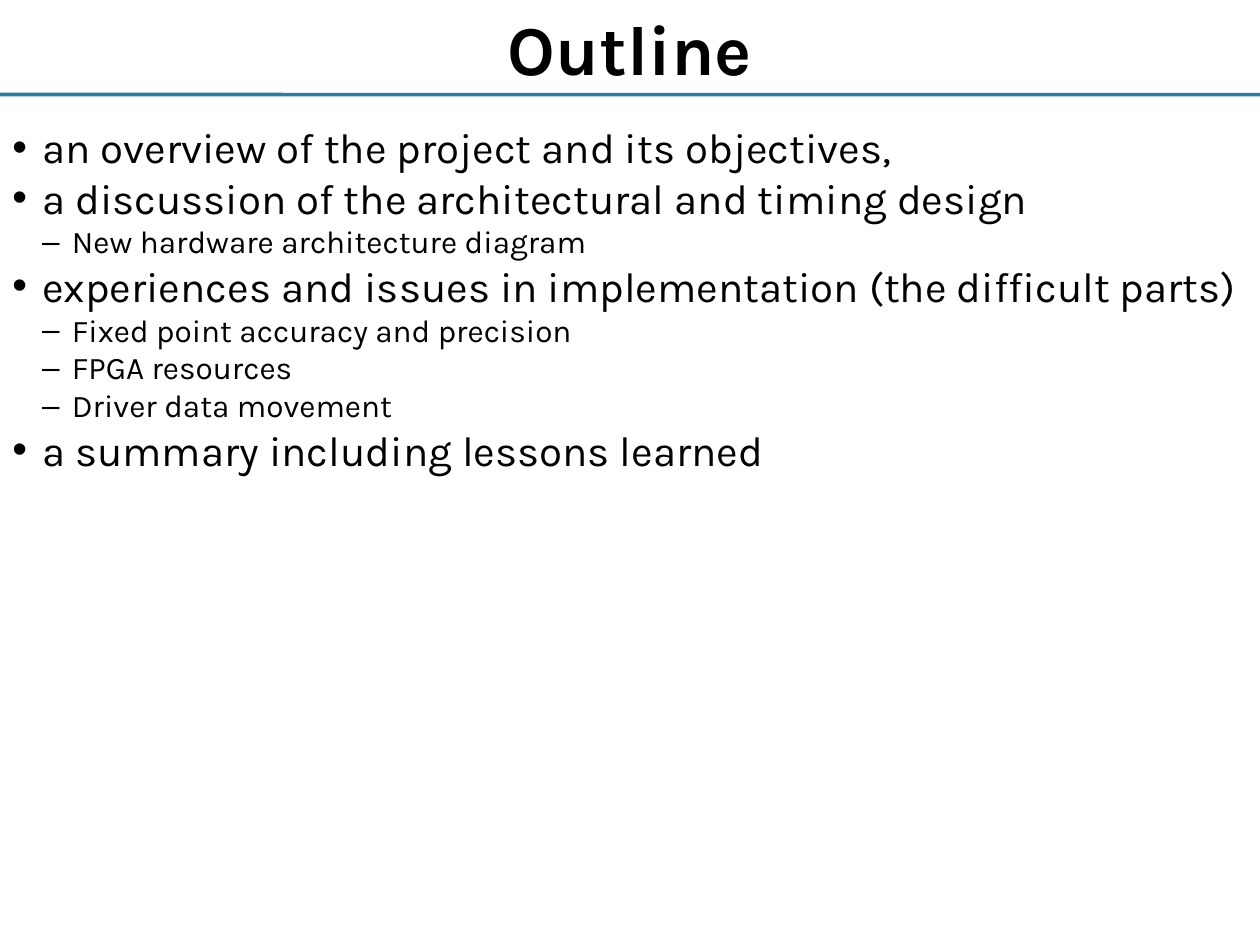
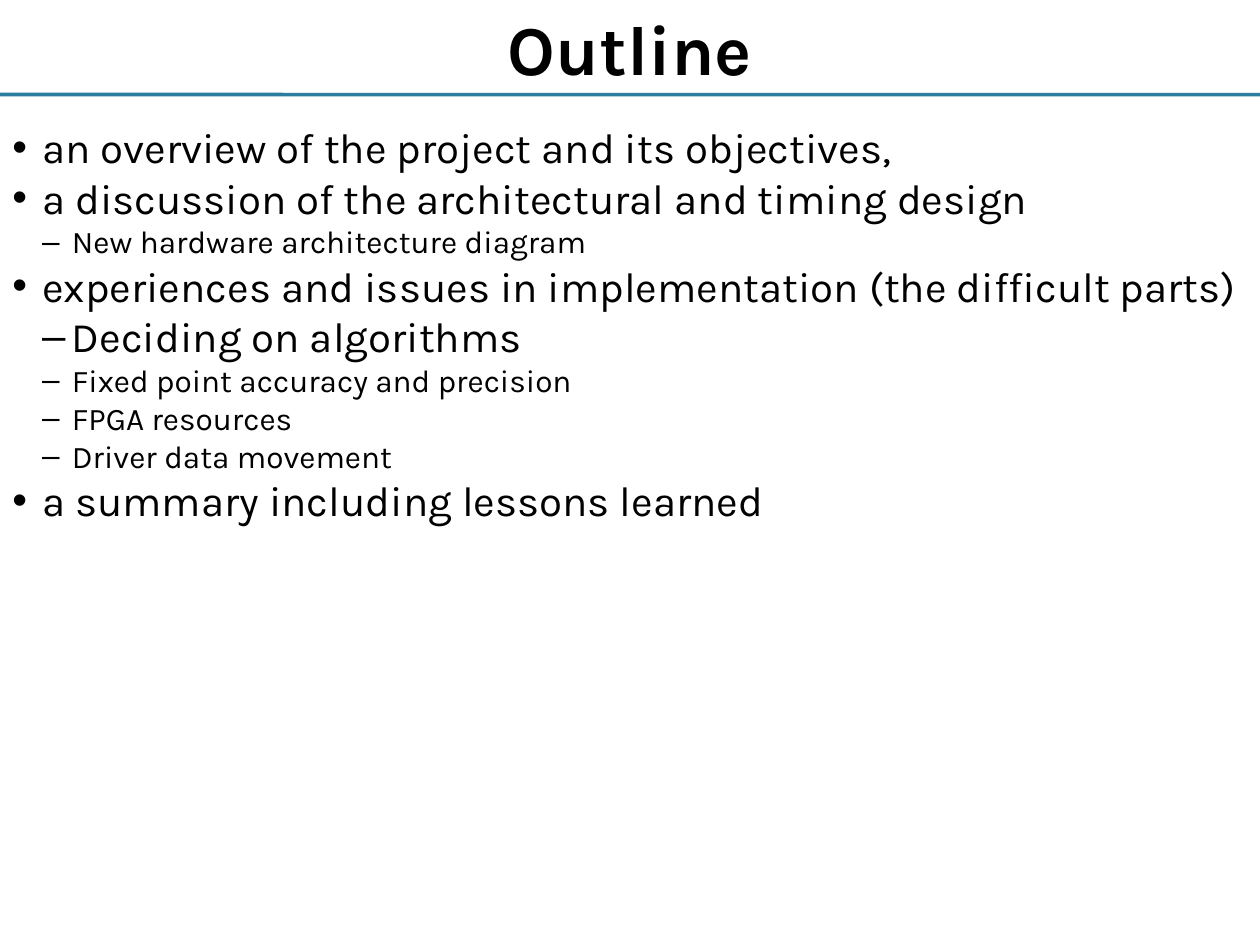
Before and after one commit to yipenghuang0302/csee4840_14, a slide deck: slide 1 of doc/talk/IKSwift.pptx. Drawn at 1260x945 pixels with LibreOffice and Linux fonts; fonts in the diff are those of the drawing. Boxes give left, top, right and bottom in pixels: in the first picture for what was removed or moved away, otherwise in the second. Text is boxed around its words. In the diff, an @@ line names an element or a change of style, - is before the commit and + after.

Commit message:
added new slide

```diff
--- a/doc/talk/IKSwift.pptx
+++ b/doc/talk/IKSwift.pptx
@@ text at [72, 323, 522, 363]: paragraph added @@
+  – Deciding on algorithms
```
Also in this commit, not shown: 1 slide added.
